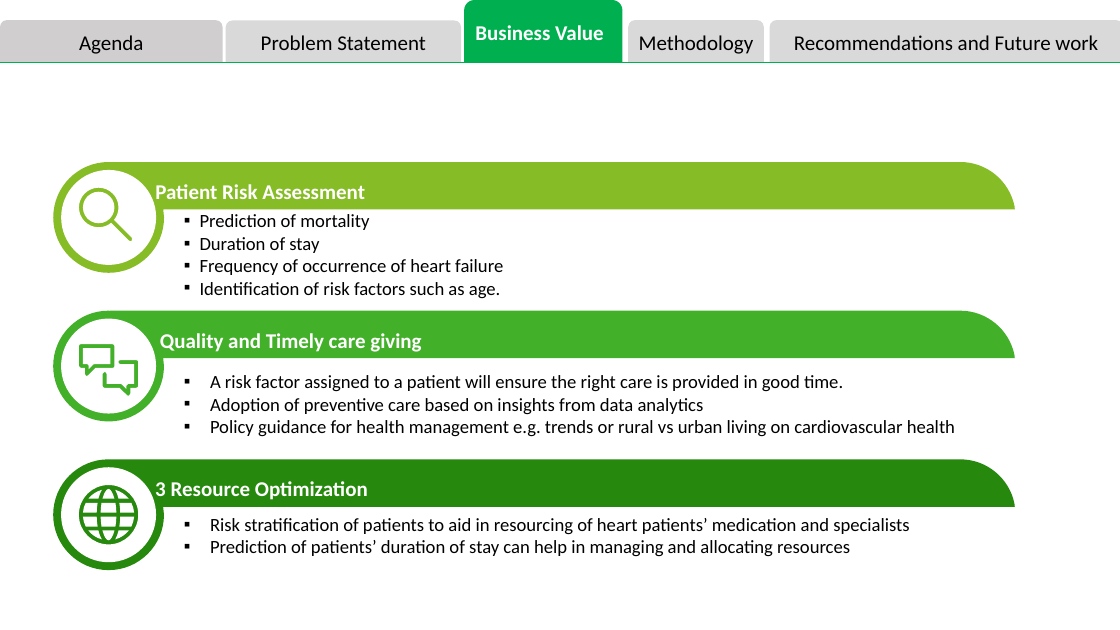
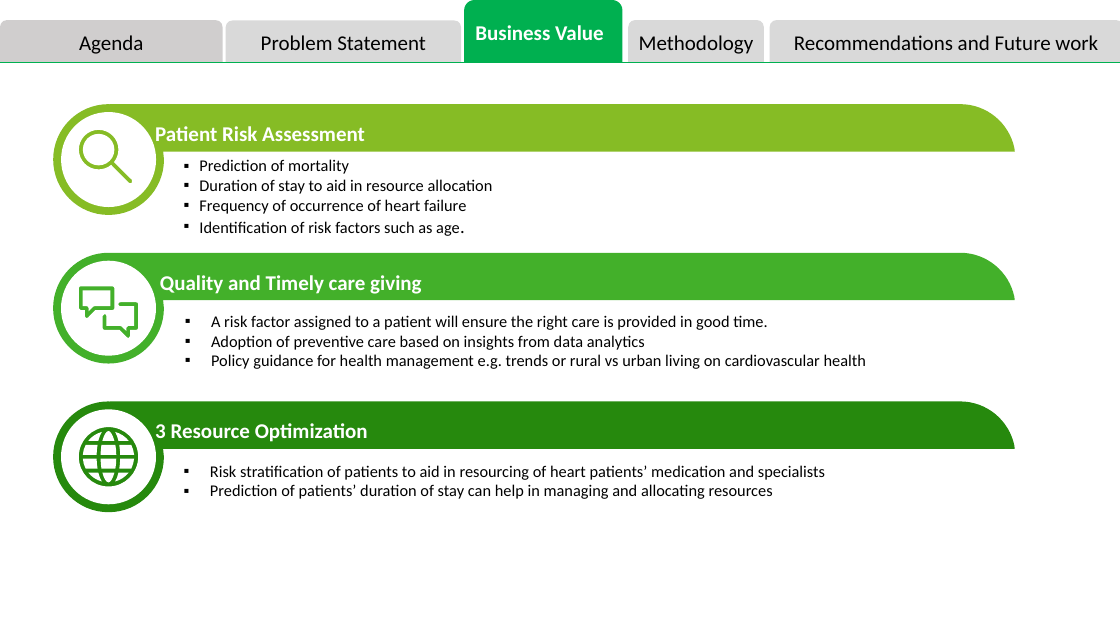
Before and after one commit to gabinuss/Cardio-Insights, a slide deck: slide 4 of Project-2/PRESENTATION.pptx. Drawn at 1120x630 pixels with LibreOffice and Linux fonts; fonts in the diff are those of the drawing. Boxes give left, top, right and bottom in pixels: in the first picture for what was removed or moved away, otherwise in the second. Text is boxed around its words. In the diff, an @@ line names an element or a change of style, - is before the commit and + after.

```diff
--- a/Project-2/PRESENTATION.pptx
+++ b/Project-2/PRESENTATION.pptx
@@ text at bbox=[199, 179, 493, 194]: text changed; size 16 to 14 pt @@
-▪ Duration of stay
+▪ Duration of stay to aid in resource allocation
@@ text at bbox=[199, 159, 466, 236]: size 16 to 14 pt in "Prediction of mortality", "Frequency of occurrence of heart failure", "Identification of risk factors such as age." @@
@@ text "A risk factor assigned to ..." at bbox=[211, 315, 866, 369]: size 16 to 14 pt @@
@@ text "A risk factor assigned to ...": place and size @@
-text "A risk factor assigned to ..." at bbox=[210, 375, 955, 437]
+text "A risk factor assigned to ..." at bbox=[211, 315, 866, 369]
@@ 6 freeform shapes, 1 text, 1 ellipse: place and size @@
-6 freeform shapes, 1 text, 1 ellipse at bbox=[53, 162, 1015, 571]
+6 freeform shapes, 1 text, 1 ellipse at bbox=[53, 104, 1015, 513]
@@ text "Risk stratification of patients to ...": place and size @@
-text "Risk stratification of patients to ..." at bbox=[210, 518, 909, 557]
+text "Risk stratification of patients to ..." at bbox=[210, 465, 825, 499]
@@ text "Risk stratification of patients to ..." at bbox=[210, 465, 825, 499]: size 16 to 14 pt @@
```
Also in this commit, not shown: 8 other slides changed, 4 slides added, 1 other file.
